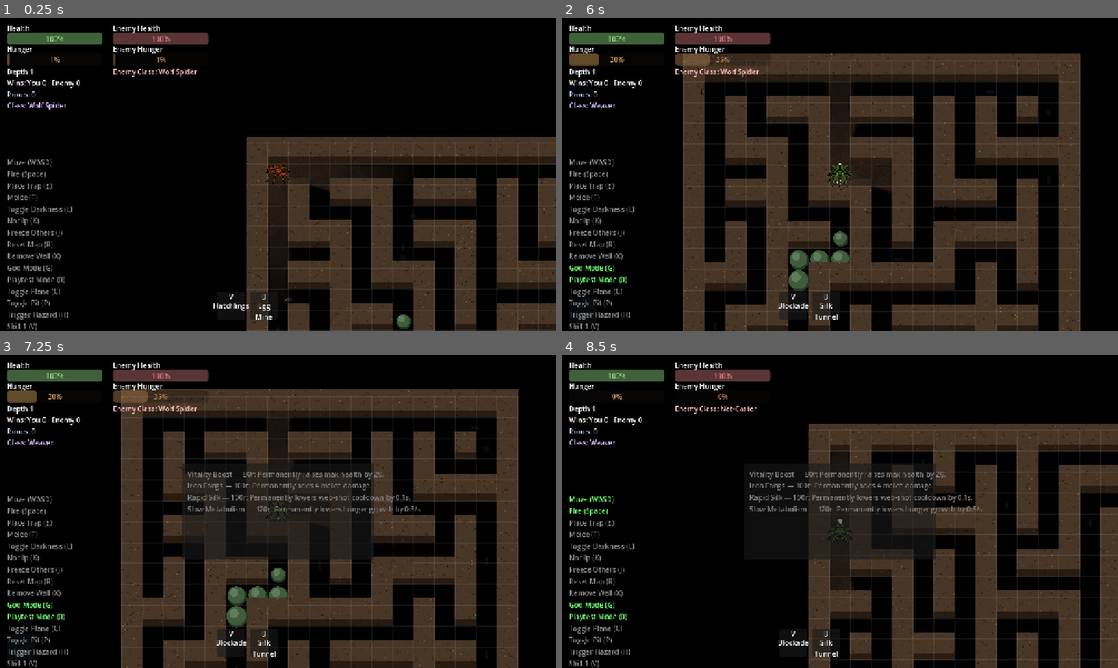
Above: before the commit, frames 1-4 (two rows, left to right).
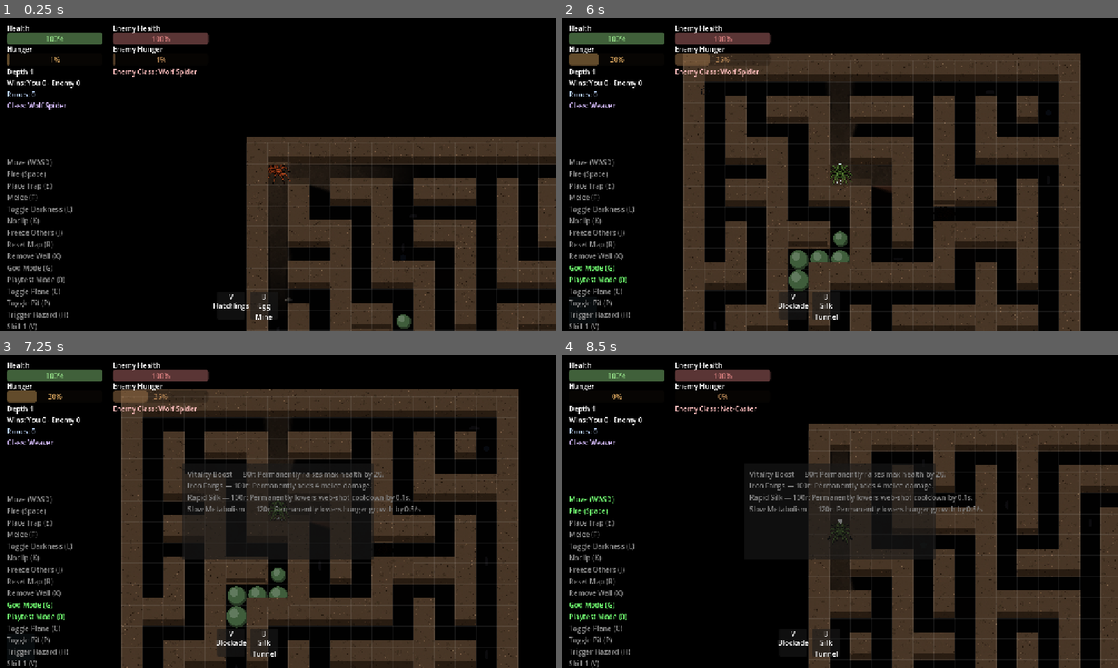
Above: after the commit, the same moments.

Repository: ehix/burrow
Game: Godot game, scene res://world/world.tscn
The game is run twice, just before and just after one commit, with the same random seed, the same clock (stepped at 60 frames per second) and the same inputs.
Inputs (mouse positions are in pixels of both pictures, inside the frame that each line leads up to):
- Up to frame 1 (0.25 s): no input
- Up to frame 2 (6 s): tap Enter at 0.5 s; move the mouse to (962, 158) at 0.52 s; hold D (move_right) 0.53-1.25 s; hold Space (fire) 0.53-1.25 s; click (962, 158) at 0.67 s; tap 5 (toggle_shop) at 0.77, 3.77 s; drag from (728, 190) to (878, 259) at 1.27 s; move the mouse to (895, 105) at 2.02 s; hold D (move_right) 2.03-2.75 s; hold Q (cycle_class) 2.03-2.75 s; tap Space (fire) at 2.3, 3.8, 5.3 s; drag from (812, 237) to (862, 174) at 2.77 s; move the mouse to (1006, 221) at 3.52 s; hold A (move_left) 3.53-4.25 s; hold G (dev_god_mode) 3.53-4.25 s; drag from (673, 127) to (817, 174) at 4.27 s; move the mouse to (867, 174) at 5.02 s; hold S (move_down) 5.03-5.75 s; hold 0 (dev_playtest_mode) 5.03-5.75 s; click (867, 174) at 5.17 s; drag from (756, 96) to (728, 190) at 5.77 s
- Up to frame 3 (7.25 s): move the mouse to (400, 495) at 6.52 s; hold 1 (buy_upgrade_1) from 6.53 s (still down); hold P (dev_toggle_pit) from 6.53 s (still down); tap 5 (toggle_shop) at 6.77 s; tap Space (fire) at 6.8 s
- Up to frame 4 (8.5 s): release 1 (buy_upgrade_1) at 7.25 s; release P (dev_toggle_pit) at 7.25 s; tap R (dev_reset_map) at 7.25, 8 s; drag from (728, 527) to (945, 552) at 7.27 s; move the mouse to (895, 442) at 8.02 s; hold S (move_down) from 8.03 s (still down); hold Space (fire) from 8.03 s (still down)

The runs differ from the first frame. In frame 1, less than 0.1% of the frame differs, in the area x 47-71%, y 46-100%; in frame 2, less than 0.1%, in the area x 40-71%, y 46-87%; in frame 3, less than 0.1%; in frame 4, less than 0.1%.

Commit message:
WallOverdrawMask: repaint any neighbor wall an oversized sprite bleeds into
The previous fix (ENTITY_VISUAL_HALF_EXTENT 24->28, _straddled_columns
enumerating all spanned columns) only covers the ONE plane-specific
direction a wall's overdraw can poke into (south for ground, north for
ceiling), and only out to that sliver's own fixed 16px height
(wall_overdraw_height). A plain SIDE wall -- east/west of an entity, or
the "other" north/south neighbor beyond what the sliver covers -- has no
overdraw mechanic at all, so nothing repainted it. Since Player/Enemy's
normalized sprite size (56px) is bigger than one 48px tile, an entity
resting dead-centre in its own tile already reaches a few px past every
edge at rest, not just during movement -- so this showed up as leg tips
permanently bled onto/through any adjacent wall in 3 of 4 directions.

Adds a second, always-opaque repaint pass alongside the existing fading
sliver pass (unchanged): plain_wall_overlap_rect() computes the exact
intersection between an entity's bounding box and any of its tile's 4
cardinal wall neighbors' own actual tile bounds, and _plain_wall_overlap_
paints() repaints that intersection using the wall's own top-face color
at full opacity -- correct because a wall's own body never fades
regardless of player distance, only its overdraw sliver does.

Verified two ways beyond the new unit tests: a real windowed screenshot
with darkness enabled (the actual gameplay condition, unlike the earlier
fix's verification which skipped it), and a full per-pixel scan of every
confirmed wall tile in that screenshot for any spider-colored bleed --
zero found.

Full GUT suite clean.

Diff:
--- a/tests/test_wall_overdraw_mask.gd
+++ b/tests/test_wall_overdraw_mask.gd
@@ -365,6 +365,61 @@
 		"must reach at least as far as half the enemy's own normalized sprite size")
 
 
+## plain_wall_overlap_rect(): the deeper fix for "legs bleed through walls"
+## surviving the ENTITY_VISUAL_HALF_EXTENT/_straddled_columns fix above --
+## that fix only ever covers the ONE plane-specific direction's overdraw
+## SLIVER (a fixed wall_overdraw_height=16px band), but a 28px half-extent
+## can reach further than 16px past the shared boundary, into the wall's
+## own actual tile -- and a plain SIDE wall (east/west, or the "other"
+## north/south neighbor) has no sliver/overdraw mechanic at all, so nothing
+## previously covered it in any direction. Unlike wall_occludes_extent()
+## (which checks against the sliver, fading near the player), this checks
+## overlap against the wall's own real tile bounds -- always fully opaque,
+## since a wall's own top/front face never fades, only its overdraw sliver
+## does (see MazeRenderer._draw_wall_ground()/_ceiling()).
+func test_plain_wall_overlap_rect_is_null_when_nowhere_near_the_wall_tile() -> void:
+	var rect = WallOverdrawMask.plain_wall_overlap_rect(Vector2(500, 500), 28.0, Vector2i(2, 2), 48)
+	assert_eq(rect, null)
+
+
+func test_plain_wall_overlap_rect_covers_the_overlap_when_the_sprite_bleeds_past_a_shared_boundary() -> void:
+	# Entity dead-centre of tile (2,1) -- y=1*48+24=72. Wall tile (2,2) starts
+	# at y=96. With a 28px half-extent the entity reaches down to y=100,
+	# 4px past the boundary into the wall's own tile.
+	var rect = WallOverdrawMask.plain_wall_overlap_rect(Vector2(120, 72), 28.0, Vector2i(2, 2), 48)
+	assert_eq(rect, Rect2(96, 96, 48, 4))
+
+
+func test_plain_wall_overlap_rect_covers_a_side_wall_the_sprite_bleeds_into() -> void:
+	# Entity dead-centre of tile (2,1) -- x=2*48+24=120, y=1*48+24=72. Wall
+	# tile (3,1) (the tile immediately EAST) spans x=[144,192), y=[48,96).
+	# With a 28px half-extent the entity reaches out to x=148 (4px past the
+	# x boundary into that side wall) and y=[44,100] vertically, clamped to
+	# the wall tile's own y-range [48,96] since the entity's own tile (1)
+	# is entirely above y=48 -- the overlap is only the sliver actually
+	# inside the wall tile's bounds, not the entity's full reach.
+	var rect = WallOverdrawMask.plain_wall_overlap_rect(Vector2(120, 72), 28.0, Vector2i(3, 1), 48)
+	assert_eq(rect, Rect2(144, 48, 4, 48))
+
+
+func test_plain_wall_overlap_paints_repaints_a_side_wall_the_player_bleeds_into() -> void:
+	var level := _make_level()
+	var entity_tile := Vector2i(2, 1)
+	var side_wall := Vector2i(3, 1) # immediately east
+	level.maze.set_open(entity_tile.x, entity_tile.y)
+	level.maze.set_wall(side_wall.x, side_wall.y)
+	# Everything else out of range, so only this one straddle can fire.
+	level.enemy.global_position = level.tile_centre(Vector2i(50, 50))
+	level.player.global_position = level.tile_centre(entity_tile)
+
+	var paints := _mask_of(level)._plain_wall_overlap_paints()
+
+	var tiles: Array[Vector2i] = []
+	for paint in paints:
+		tiles.append(paint.tile)
+	assert_true(tiles.has(side_wall), "the side wall the player's oversized sprite bleeds into gets repainted")
+
+
 func test_draw_does_not_error_on_ceiling_plane_with_a_centipede_segment_present() -> void:
 	var level := _make_level()
 	level._renderer.set_active_plane(Level.Layer.CEILING)
--- a/world/maze/wall_overdraw_mask.gd
+++ b/world/maze/wall_overdraw_mask.gd
@@ -30,6 +30,18 @@
 ## only -- both of which left every *other* wall on the map fully opaque
 ## regardless of how close the player actually was to it, an inconsistency
 ## that had nothing to do with the entity standing there.)
+##
+## Second pass added 2026-07-21 (playtest finding, after Player/Enemy's
+## normalized sprite size grew to 56px, bigger than one 48px tile): the
+## fading sliver repaint above only ever covers the ONE plane-specific
+## direction a wall's overdraw can poke into, and only out to its own fixed
+## 16px height -- a plain SIDE wall (or an entity reaching further than
+## that 16px past a shared boundary) had nothing repainting it at all, so
+## an oversized sprite's leg tips still visibly bled onto/through walls in
+## every other direction. See plain_wall_overlap_rect()/_plain_wall_
+## overlap_paints()'s own doc comments for the fix -- always full opacity,
+## since (unlike the sliver) a wall's own top/front face never fades
+## regardless of the player's distance from it.
 
 ## See MazeRenderer.ENTITY_VISUAL_HALF_EXTENT's own doc comment.
 const ENTITY_VISUAL_HALF_EXTENT := MazeRenderer.ENTITY_VISUAL_HALF_EXTENT
@@ -75,6 +87,8 @@
 	var colors := _occluded_wall_tile_colors()
 	for wall_tile in colors:
 		TileTextureVariant.draw_varied(self, _renderer.wall_texture(), _renderer.overdraw_rect_for(wall_tile), wall_tile, colors[wall_tile])
+	for paint in _plain_wall_overlap_paints():
+		TileTextureVariant.draw_varied(self, _renderer.wall_texture(), paint.rect, paint.tile, paint.color)
 
 
 ## Every wall tile currently occluding at least one entity, mapped to the
@@ -137,6 +151,73 @@
 func _paint_color_for(wall_tile: Vector2i) -> Color:
 	var color := _renderer.tinted_wall_top_face_color()
 	return Color(color, color.a * _renderer.overdraw_alpha_for(wall_tile))
+
+
+## The exact overlap rectangle between an entity's square bounding box
+## (position +/- half_extent in both axes) and wall_tile's own actual tile
+## bounds, or null if they don't overlap at all. A pure function so it's
+## directly unit-testable without a scene tree.
+##
+## Deliberately distinct from wall_occludes_extent()/_ceiling(), which check
+## overlap against a wall's OVERDRAW SLIVER (a fixed wall_overdraw_height=
+## 16px band poking into the entity's own tile, fading near the player) --
+## this checks overlap against the wall's own real tile, which never fades
+## regardless of distance (MazeRenderer._draw_wall_ground()/_ceiling() only
+## ever modulates the sliver's own alpha, never the tile's own top/front
+## face). Needed for two gaps the sliver check alone can't cover, both only
+## exposed once Player/Enemy's normalized sprite size (56px,
+## SPRITE_TARGET_EXTENT_PX) grew bigger than one 48px tile:
+## 1. A plain SIDE wall (east/west of an entity, or the "other" north/south
+##    neighbor beyond the one plane-relevant overdraw direction) has no
+##    sliver/overdraw mechanic at all -- nothing previously repainted it.
+## 2. Even in the one direction the sliver DOES cover, the sliver rect
+##    itself is a fixed 16px band; a 28px half-extent can reach further
+##    than that past the shared boundary, bleeding into the wall's own
+##    actual tile beyond what the sliver repaint covers.
+## Both read as leg tips visibly poking through/onto a wall (playtest
+## finding) even while the entity itself is correctly hidden by fog-of-war.
+static func plain_wall_overlap_rect(position: Vector2, half_extent: float, wall_tile: Vector2i, tile_size: int) -> Variant:
+	var tile_left := float(wall_tile.x) * tile_size
+	var tile_top := float(wall_tile.y) * tile_size
+	var left := maxf(position.x - half_extent, tile_left)
+	var top := maxf(position.y - half_extent, tile_top)
+	var right := minf(position.x + half_extent, tile_left + tile_size)
+	var bottom := minf(position.y + half_extent, tile_top + tile_size)
+	if right <= left or bottom <= top:
+		return null
+	return Rect2(left, top, right - left, bottom - top)
+
+
+## Every wall tile (any of an occludable entity's own tile's 4 cardinal
+## neighbors, not just the plane-specific overdraw direction) whose own
+## tile body an oversized sprite bleeds into, each paired with the exact
+## overlap rect to repaint -- always at full opacity (color.a implicit 1.0
+## via tinted_wall_top_face_color()), since a wall's own top/front face
+## never fades regardless of distance from the player, unlike its overdraw
+## sliver (handled separately by _occluded_wall_tile_colors()). No
+## poked_into_tile_is_open()-style seam guard is needed here the way the
+## sliver pass needs one: that guard exists because the sliver pass
+## speculates about a tile the wall's overdraw pokes INTO; this pass only
+## ever repaints a tile already confirmed to be a real wall
+## (maze.is_open() false), never a tile beyond it.
+const _CARDINAL_OFFSETS: Array[Vector2i] = [Vector2i(0, -1), Vector2i(0, 1), Vector2i(-1, 0), Vector2i(1, 0)]
+
+
+func _plain_wall_overlap_paints() -> Array:
+	var maze := _level.maze
+	var paints := []
+	for entity in _occludable_entities():
+		var position: Vector2 = entity.global_position
+		var entity_tile := _level.tile_of(position)
+		for offset in _CARDINAL_OFFSETS:
+			var wall_tile: Vector2i = entity_tile + offset
+			if maze.is_open(wall_tile.x, wall_tile.y):
+				continue
+			var rect = plain_wall_overlap_rect(position, ENTITY_VISUAL_HALF_EXTENT, wall_tile, Level.TILE_SIZE)
+			if rect == null:
+				continue
+			paints.append({"tile": wall_tile, "rect": rect, "color": _renderer.tinted_wall_top_face_color()})
+	return paints
 
 
 ## Every wall-tile x-column an entity's sprite could visually overlap at
